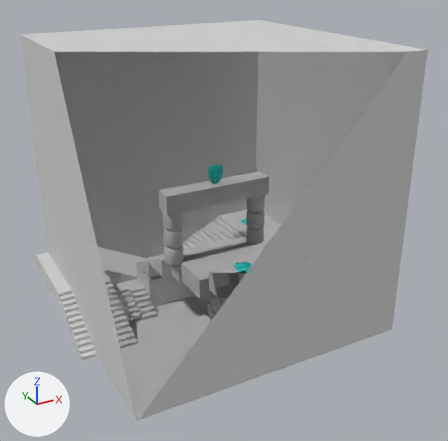
Two versions of the Blender file android/assets/model/inside_level10_throw_out_the_bodies.blend, one commit apart.
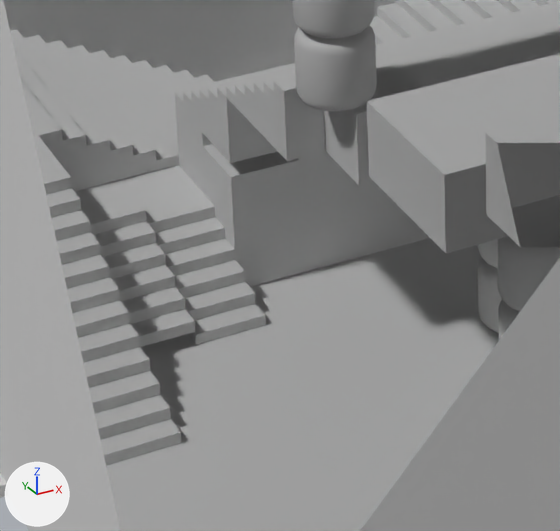
There are two pictures of each version: one whole from a 50 mm camera at (-30.6, -58.8, 36.5) aimed at (-0.9, -4.9, 9.5), one close up on the part from 21% to 51% of the width and 54% to 83% of the height. The axes (+X, +Y, +Z) are drawn at lower left. The lights are the same throughout. Everything nearer to the camera than a plane just in front of the edit is cut away.

Names of what the first close-up shows: 'block.019', 'block.030', 'block.042', 'block.049', 'block.110', 'pillar.001', 'skybox', 'stair.019', 'stair.020', 'stair.025', 'stair.035', 'stair.037'.
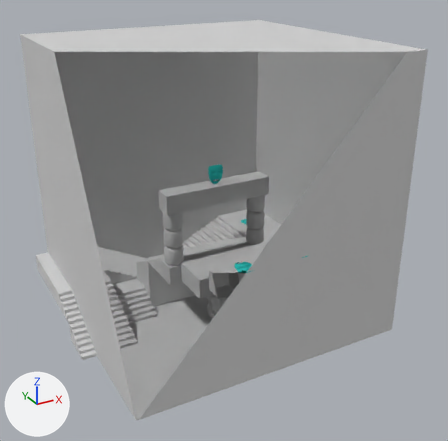
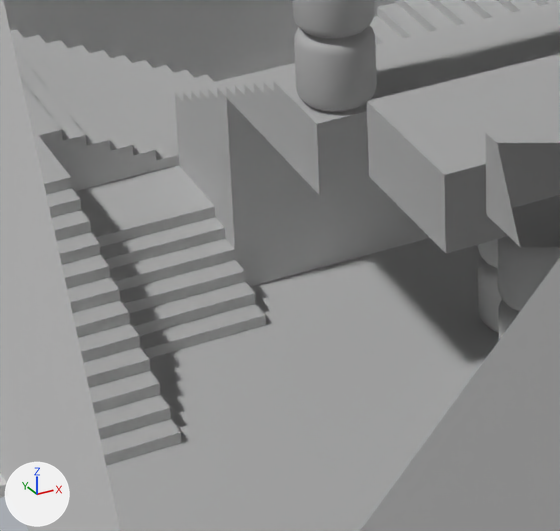
Pixel boxes [x1, y1, x2, y2] of what changed, in the close-ups (560 x 531 px):
```json
{"object": "stair.019", "change": "moved", "before": [84, 200, 195, 347], "after": [90, 214, 196, 358]}
{"object": "block.030", "change": "moved", "before": [324, 64, 420, 185], "after": [284, 88, 381, 195]}
{"object": "block.019", "change": "moved", "before": [203, 144, 301, 228], "after": [202, 133, 301, 228]}
{"object": "block.020", "change": "unchanged, covered by the edit", "before": [297, 151, 367, 210], "after": [300, 175, 367, 210]}
```

Scene script edits in JSON lines:
```json
{"op": "set", "path": "ob_block_030.location", "old": "(-5.93, -5.0, 5.0)", "new": "(-7.0, -5.0, 5.0)"}
{"op": "set", "path": "ob_block_019.location", "old": "(-7.0, 1.0, 0.57)", "new": "(-7.0, 1.0, 1.0)"}
{"op": "set", "path": "ob_stair_019.location", "old": "(-11.0, 0.0, -0.57)", "new": "(-11.0, 0.0, -1.0)"}
```
